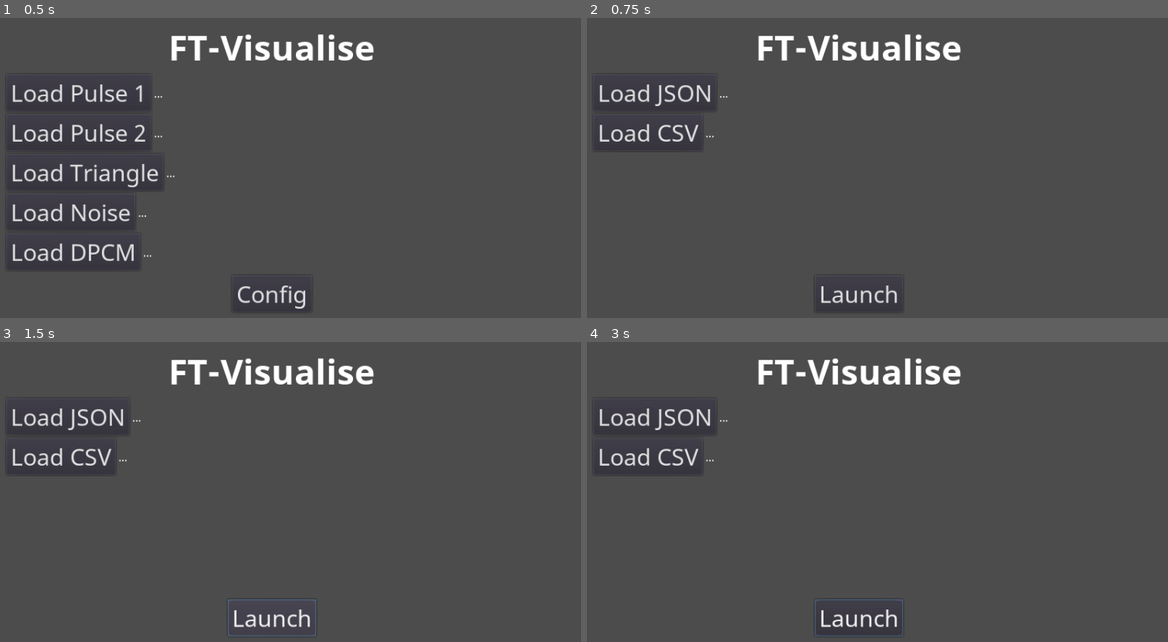
Above: before the commit, frames 1-4 (two rows, left to right).
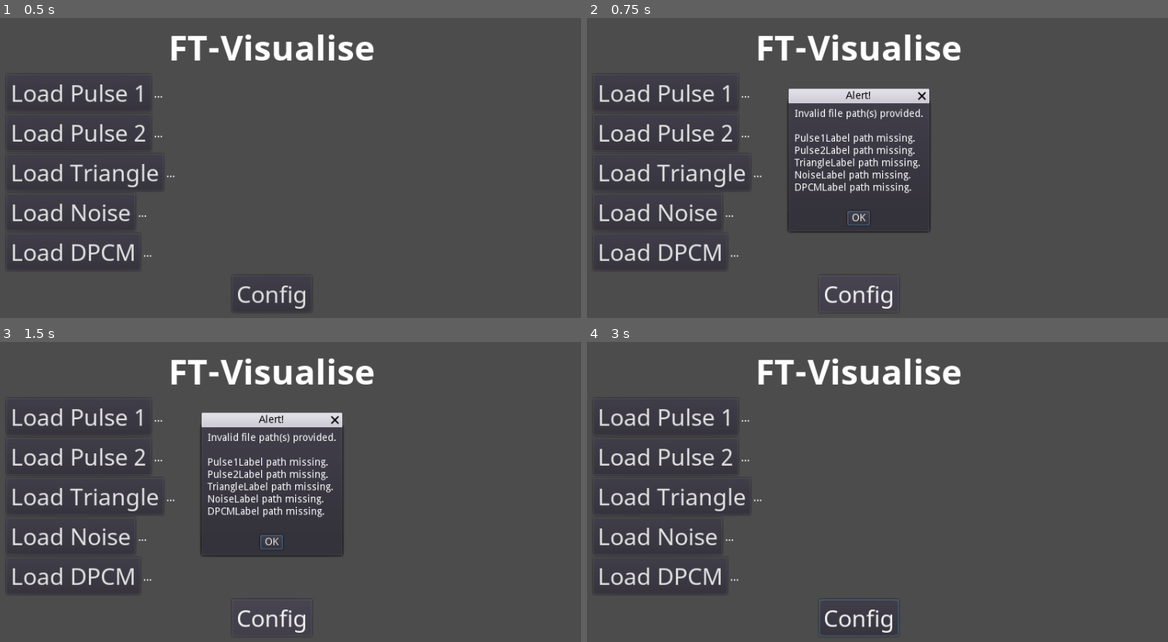
Above: after the commit, the same moments.

Repository: Boyquotes/ft-visualise
Game: Godot game, scene res://ft-visualise/Root.tscn
Two runs of this game, one before a commit and one after it. Both use one fixed random seed, a clock stepped at 60 frames per second and the inputs below.
Inputs (mouse positions are in pixels of both pictures, inside the frame that each line leads up to):
- Up to frame 1 (0.5 s): no input
- Up to frame 2 (0.75 s): click "Config" at 0.5 s
- Up to frame 3 (1.5 s): click (273, 618) at 1.25 s, where only the run before the commit has a clickable "Launch"
- Up to frame 4 (3 s): click (860, 618) at 2 s, where only the run before the commit has a clickable "Launch"; click (860, 543) at 2.75 s, where only the run after the commit has a clickable "OK"

Frame 1 is identical in both runs. In frame 2, 8.4% of the frame differs, in the area x 2-60%, y 22-97%; in frame 3, 8.5%, in the area x 2-60%, y 22-99%; in frame 4, 2.8%.

Commit message:
Bring path verification back in for live testing

Diff:
--- a/ft-visualise/Root.gd
+++ b/ft-visualise/Root.gd
@@ -181,7 +181,7 @@
 	setupDialog(config, '*.csv ; CSV Files', 'csv')
 
 func _on_ConfigButton_pressed() -> void:
-	if true:
+	if self.verifyPaths():
 		menu.propagate_call('queue_free', [])
 
 		self.add_child(config)
